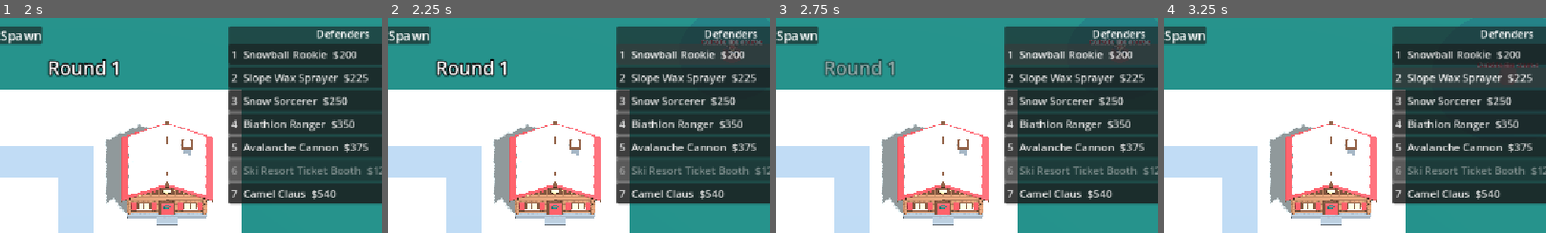
Above: before the commit, frames 1-4 (left to right).
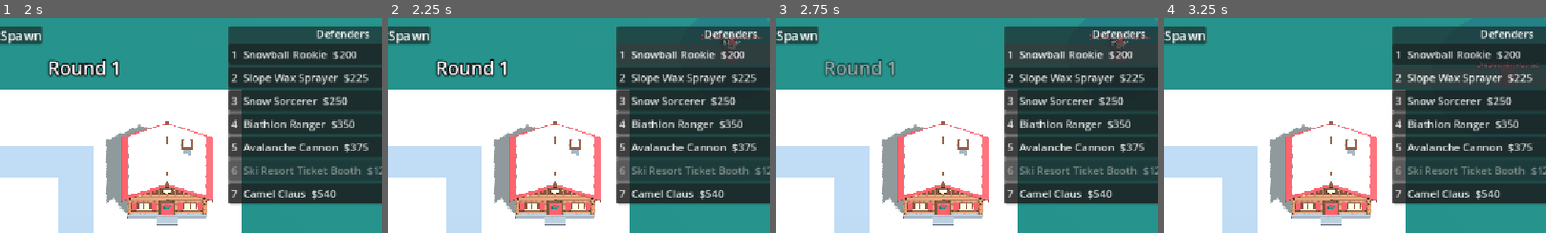
Above: after the commit, the same moments.

Repository: quentin-drucker/Claus-for-Alarm
Game: Godot game, scene res://scenes/ui/title_screen.tscn
Two runs of this game, one before a commit and one after it. Both use one fixed random seed, a clock stepped at 60 frames per second and the inputs below.
Inputs:
- Up to frame 1 (2 s): click "Play" at 0.5 s; click "Start round 1 (Space)" at 1.25 s
- Up to frame 2 (2.25 s): click "1 Snowball Rookie $200" at 2 s
- Up to frame 3 (2.75 s): no input
- Up to frame 4 (3.25 s): click "2 Slope Wax Sprayer $225" at 2.75 s
The pictures show only the part of the screen within x 39-89%, y 0-50%; the shares and areas given below are measured in that part.

Frame 1 is identical in both runs. In frame 2, 0.5% of the frame differs, in the area x 82-98%, y 7-17%; in frame 3, 0.5%; in frame 4, nothing differs.

Commit message:
DEC-036 owner review: elf/hero display scale 1.5x, colour tokens (rosy skin + blush, darker timber/stone, Black/White/Aurora), Purple renamed Aurora (letter A, id purple frozen), Blender add-on 2.0; 10/10 tests pass

Diff:
--- a/resources/enemies/purple.tres
+++ b/resources/enemies/purple.tres
@@ -1,10 +1,10 @@
-[gd_resource type="Resource" script_class="EnemyDefinition" format=3]
+[gd_resource type="Resource" script_class="EnemyDefinition" format=3 uid="uid://bro2sy2lq2m2t"]
 
-[ext_resource type="Script" path="res://scripts/data/enemy_definition.gd" id="1_qkr5l"]
+[ext_resource type="Script" uid="uid://bxkhu1g4lu24p" path="res://scripts/data/enemy_definition.gd" id="1_qkr5l"]
 
 [resource]
 script = ExtResource("1_qkr5l")
-display_name = "Purple"
+display_name = "Aurora"
 speed_units = 75.0
 child_id = &"coral"
 child_count = 2
--- a/scenes/enemies/snowball.gd
+++ b/scenes/enemies/snowball.gd
@@ -5,11 +5,11 @@
 const COLORS: Dictionary[StringName, Color] = {
 	&"powder": Color("dbe9f5"), &"blue": Color("72cef5"), &"mint": Color("4acaaa"),
 	&"violet": Color("bd8df1"), &"coral": Color("f59471"),
-	# Neutral placeholders for the specials (no art decision): plain dark / white / purple.
+	# Specials (ART_STYLE tokens): Black / White / Aurora (internal id `purple`, DEC-036).
 	&"black": Color("262626"), &"white": Color("ffffff"), &"purple": Color("7a3fd6"),
 }
 ## Placeholder letter marker for special types, so they read without colour (P13-T09). Camo adds "C".
-const MARKERS: Dictionary[StringName, String] = {&"black": "B", &"white": "W", &"purple": "P"}
+const MARKERS: Dictionary[StringName, String] = {&"black": "B", &"white": "W", &"purple": "A"}
 ## Dark outline so pale Powder still reads on snow (P05-T10); shared by every layer.
 const OUTLINE: Color = Color("173548")
 ## P15 art: one shared shell (vertex-colour AO, tinted per layer) and one marker band with material variants.
--- a/scenes/main/match.gd
+++ b/scenes/main/match.gd
@@ -447,7 +447,7 @@
 	changed.emit()
 
 
-## Removes `damage` layers. A multi-child break (Black/White/Purple -> 2 Coral) splits, and the leftover damage
+## Removes `damage` layers. A multi-child break (Black/White/Aurora -> 2 Coral) splits, and the leftover damage
 ## goes on into every child (PROTOTYPE_ASSUMPTION, BTD6 overflow), stopping at a child immune to the type.
 func _break_layers(s: Node3D, damage: int, damage_type: StringName, source_id: int) -> void:
 	while damage > 0:
--- a/scenes/towers/tower.gd
+++ b/scenes/towers/tower.gd
@@ -8,6 +8,8 @@
 }
 ## P15 art binding (presentation only): tower id -> model. Towers without one keep the greybox body.
 const MODELS: Dictionary[StringName, PackedScene] = {&"snowball_rookie": preload("res://assets/models/elf_rookie.glb")}
+## Display scale for elf towers and the hero (DEC-036). Presentation only: footprint and range stay as data.
+const MODEL_SCALE: float = 1.5
 ## Dark inverted-hull outline for character models (docs/ART_STYLE.md section 6).
 const OUTLINE: Color = Color("173c4e")
 const VALID: Color = Color("3f9b7b")
@@ -74,10 +76,12 @@
 	_body.visible = scene == null
 	_body.scale.y = 1.0 if scene == null else 0.04
 	_body.position.y = 0.5 if scene == null else 0.02
+	_label.position.y = 1.5 if scene == null else 2.1  # above the 1.5x model's cap
 	if scene == null:
 		return
 	_model = scene.instantiate()
 	_model.rotation.y = PI  # models face -Z; idle towers face the camera (+Z)
+	_model.scale = Vector3.ONE * MODEL_SCALE
 	add_child(_model)
 	var outline: StandardMaterial3D = StandardMaterial3D.new()
 	outline.albedo_color = OUTLINE
--- a/scenes/ui/title_screen.tscn
+++ b/scenes/ui/title_screen.tscn
@@ -76,9 +76,9 @@
 • Hero: Camel Claus (key 7, one per match) levels up after every round. Level 3 unlocks Snowball Frenzy (Q), level 4 Focused Shot (E), level 5 camo detection.
 • Start a round with Start round (Space) when you are ready. F cycles speed 1x / 2x / 4x, P pauses.
 • Layers: every hit knocks off one layer: Coral > Violet > Mint > Blue > Powder > gone. Each layer pays $1, plus a bonus after every round. Outer layers roll faster.
-• Special snowballs carry a letter.  B = Black: explosions can't hurt it.  W = White: immune to cold.  P = Purple: Snow Sorcerer magic can't hurt it.  B, W and P split into 2 Coral when hit.  C = Camo: only defenders with camo detection can see it (some upgrades, Camel Claus level 5).
+• Special snowballs carry a letter.  B = Black: explosions can't hurt it.  W = White: immune to cold.  A = Aurora: Snow Sorcerer magic can't hurt it.  B, W and A split into 2 Coral when hit.  C = Camo: only defenders with camo detection can see it (some upgrades, Camel Claus level 5).
 • Income: the Ticket Booth drops tickets every round. Click them to collect before they melt.
-• Lose lives: a snowball that reaches the finish costs one life per layer it still has (a Black, White or Purple costs 11).
+• Lose lives: a snowball that reaches the finish costs one life per layer it still has (a Black, White or Aurora costs 11).
 • Win by surviving all 25 rounds. You lose when your lives reach 0."
 autowrap_mode = 3
 
--- a/scripts/data/enemy_definition.gd
+++ b/scripts/data/enemy_definition.gd
@@ -10,7 +10,7 @@
 @export var child_count: int = 0
 @export var cash_per_pop: int = 1
 ## Property flags: `camo` (needs AttackDefinition.detects_camo; camo types chain to camo children),
-## `immune_<damage_type>` (Black immune_explosion, White immune_cold, Purple immune_energy/fire/plasma).
+## `immune_<damage_type>` (Black immune_explosion, White immune_cold, Aurora (`purple`) immune_energy/fire/plasma).
 ## Regrow is not used (DEC-031); fortified is DEFERRED (REGISTRY.md).
 @export var properties: Array[StringName] = []  # not Packed*: see HeroDefinition.level_xp
 
--- a/tests/test_ui.gd
+++ b/tests/test_ui.gd
@@ -36,7 +36,7 @@
 	_check(t.get_node("%HowPanel").visible and not t.get_node("%Menu").visible, "How to Play shows")
 	var how: String = t.get_node("%HowPanel/Box/HowText").text
 	_check("25 rounds" in how, "How to Play explains winning")
-	_check(["B = Black", "W = White", "P = Purple", "C = Camo", "1x / 2x / 4x"].all(func(s: String) -> bool: return s in how),
+	_check(["B = Black", "W = White", "A = Aurora", "C = Camo", "1x / 2x / 4x"].all(func(s: String) -> bool: return s in how),
 			"How to Play: special-type legend and speeds (P13-T05)")
 	t.get_node("%HowBack").pressed.emit()
 	t.get_node("%SettingsButton").pressed.emit()
--- a/tests/tools/build_rounds_17_25.gd
+++ b/tests/tools/build_rounds_17_25.gd
@@ -13,7 +13,7 @@
 		"BTD6 Black Bloon (v56): 45 u/s, 2 Pink, RBE 11. \"Black blocks Explosion.\""],
 	[&"white", "White", 50.0, &"coral", 2, [&"immune_cold"],
 		"BTD6 White Bloon (v56): 50 u/s, 2 Pink, RBE 11. \"White blocks freezing (Cold, Metal Freeze, Frigid).\" No shipped attack is cold."],
-	[&"purple", "Purple", 75.0, &"coral", 2, [&"immune_energy", &"immune_fire", &"immune_plasma"],
+	[&"purple", "Aurora", 75.0, &"coral", 2, [&"immune_energy", &"immune_fire", &"immune_plasma"],
 		"BTD6 Purple Bloon (v56): 75 u/s, 2 Pink, RBE 11. \"Purple blocks Plasma, Fire and Energy.\""],
 	[&"camo_mint", "Camo Mint", 45.0, &"camo_blue", 1, [&"camo"], "BTD6 Camo Green: Green stats, camo kept by its children."],
 	[&"camo_blue", "Camo Blue", 35.0, &"camo_powder", 1, [&"camo"], "BTD6 Camo Blue: Blue stats + camo."],
Not shown, changed: docs/ART_STYLE.md
Not shown, changed: docs/FRESH_PLAYER_TEST.md
Not shown, changed: docs/IMPLEMENTATION_ASSUMPTIONS.md
Not shown, changed: docs/REGISTRY.md
Not shown, changed: references/design/00_Camel_Claus_MASTER_Development_Plan.md
